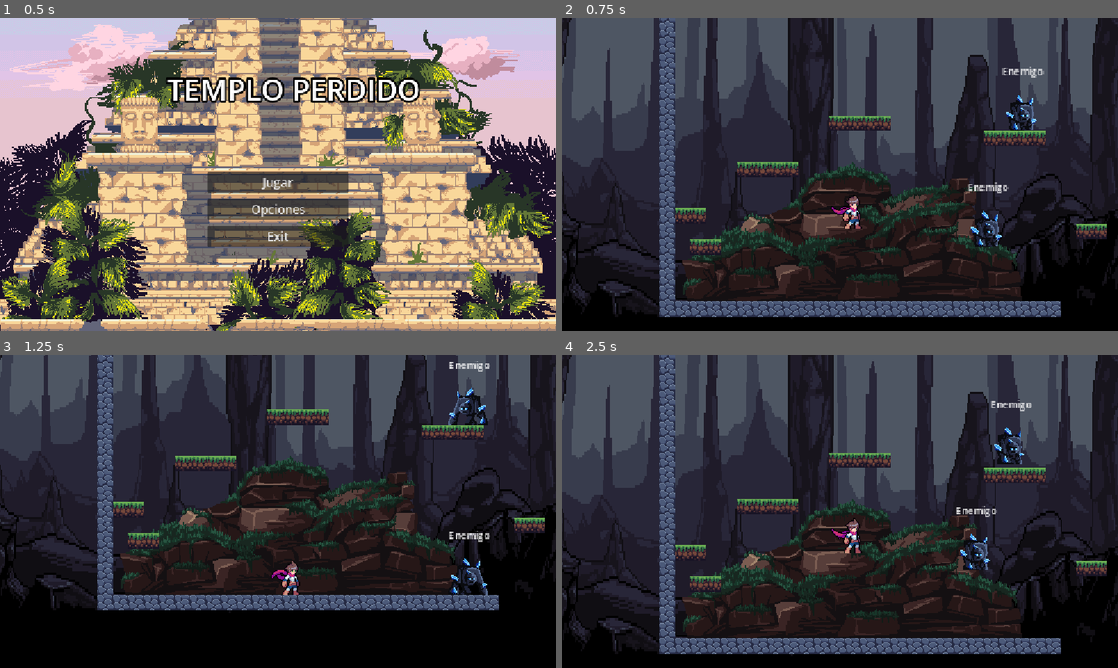
Above: before the commit, frames 1-4 (two rows, left to right).
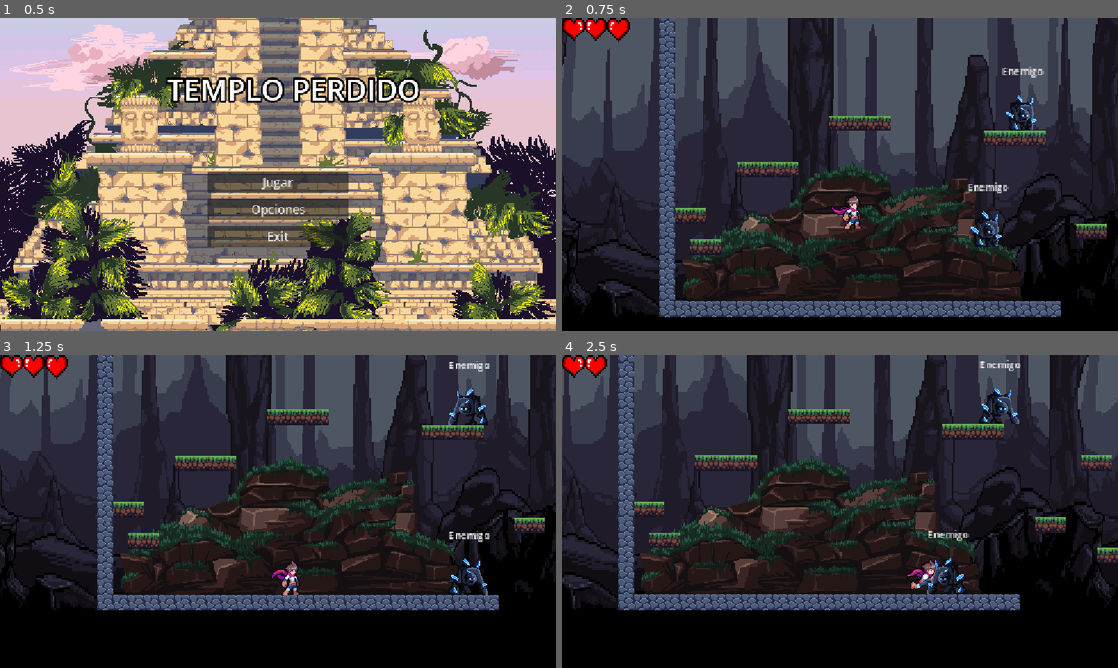
Above: after the commit, the same moments.

Repository: ederAlonso/Proyecto_videojuegos_2026_EderHuillcaSullca
Game: Godot game, scene res://scenes/levels/control.tscn
The game is run twice, just before and just after one commit, with the same random seed, the same clock (stepped at 60 frames per second) and the same inputs.
Inputs:
- Up to frame 1 (0.5 s): no input
- Up to frame 2 (0.75 s): click "Jugar" at 0.5 s
- Up to frame 3 (1.25 s): no input
- Up to frame 4 (2.5 s): hold D (move_right) from 1.28 s (still down); tap W (move_jump) at 1.52, 2.27 s

Frame 1 is identical in both runs. In frame 2, 0.6% of the frame differs, in the area x 0-13%, y 0-8%; in frame 3, 0.6%; in frame 4, 52%, in the area x 0-100%, y 0-96%.

Commit message:
agregacion de sistema de vidas en el personaje

Diff:
--- a/JUEGO-EXPLORADOR.n2/scenes/enemy/enemy.gd
+++ b/JUEGO-EXPLORADOR.n2/scenes/enemy/enemy.gd
@@ -54,5 +54,5 @@
 		animacion.flip_h = dir < 0.0
 
 func _on_area_2d_body_entered(body: Node2D) -> void:
-	if body.name == "Player":
-		body.die()
+	if body.is_in_group("Player"):
+		body.recibir_daño()
--- a/JUEGO-EXPLORADOR.n2/scenes/levels/level_1.tscn
+++ b/JUEGO-EXPLORADOR.n2/scenes/levels/level_1.tscn
@@ -12,6 +12,7 @@
 [ext_resource type="PackedScene" uid="uid://d0wcahljto4wj" path="res://scenes/enemy/enemy.tscn" id="6_sk5k4"]
 [ext_resource type="Texture2D" uid="uid://dbobevwd3wb4c" path="res://assets/background/0.png" id="10_qxy0u"]
 [ext_resource type="AudioStream" uid="uid://18sigvqx816b" path="res://sounds/Ludum Dare 30 04.ogg" id="12_iav0o"]
+[ext_resource type="Texture2D" uid="uid://cqye4cnr117g2" path="res://assets/iconos/heart pixel art 48x48.png" id="13_dnkej"]
 
 [sub_resource type="TileSetAtlasSource" id="TileSetAtlasSource_ksju7"]
 texture = ExtResource("1_ksju7")
@@ -2224,3 +2225,33 @@
 [node name="music" type="AudioStreamPlayer" parent="musicLevel1" unique_id=1093429920]
 stream = ExtResource("12_iav0o")
 autoplay = true
+
+[node name="CanvasLayer" type="CanvasLayer" parent="." unique_id=2096781864]
+
+[node name="life" type="Control" parent="CanvasLayer" unique_id=86789563]
+layout_mode = 3
+anchors_preset = 0
+offset_right = 40.0
+offset_bottom = 40.0
+
+[node name="corazon" type="TextureRect" parent="CanvasLayer/life" unique_id=427382021]
+layout_mode = 0
+offset_right = 40.0
+offset_bottom = 40.0
+texture = ExtResource("13_dnkej")
+flip_h = true
+
+[node name="corazon2" type="TextureRect" parent="CanvasLayer/life" unique_id=559472501]
+layout_mode = 0
+offset_left = 46.0
+offset_right = 86.0
+offset_bottom = 40.0
+texture = ExtResource("13_dnkej")
+
+[node name="corazon3" type="TextureRect" parent="CanvasLayer/life" unique_id=1875957703]
+layout_mode = 0
+offset_left = 93.0
+offset_top = 1.0
+offset_right = 133.0
+offset_bottom = 41.0
+texture = ExtResource("13_dnkej")
--- a/JUEGO-EXPLORADOR.n2/scenes/levels/level_2.tscn
+++ b/JUEGO-EXPLORADOR.n2/scenes/levels/level_2.tscn
@@ -12,6 +12,7 @@
 [ext_resource type="PackedScene" uid="uid://u48nmxka7t4i" path="res://scenes/obj/door.tscn" id="9_gw1l3"]
 [ext_resource type="PackedScene" uid="uid://d0wcahljto4wj" path="res://scenes/enemy/enemy.tscn" id="10_p4se4"]
 [ext_resource type="AudioStream" uid="uid://18sigvqx816b" path="res://sounds/Ludum Dare 30 04.ogg" id="12_brxtv"]
+[ext_resource type="Texture2D" uid="uid://cqye4cnr117g2" path="res://assets/iconos/heart pixel art 48x48.png" id="13_tv7cl"]
 
 [sub_resource type="TileSetAtlasSource" id="TileSetAtlasSource_ksju7"]
 texture = ExtResource("2_nt80m")
@@ -2213,3 +2214,32 @@
 [node name="music2" type="AudioStreamPlayer" parent="musicLevel2" unique_id=905026398]
 stream = ExtResource("12_brxtv")
 autoplay = true
+
+[node name="CanvasLayer" type="CanvasLayer" parent="." unique_id=622467910]
+
+[node name="life" type="Control" parent="CanvasLayer" unique_id=2102167719]
+layout_mode = 3
+anchors_preset = 0
+offset_right = 40.0
+offset_bottom = 40.0
+
+[node name="corazon" type="TextureRect" parent="CanvasLayer/life" unique_id=455340839]
+layout_mode = 0
+offset_right = 40.0
+offset_bottom = 40.0
+texture = ExtResource("13_tv7cl")
+
+[node name="corazon2" type="TextureRect" parent="CanvasLayer/life" unique_id=750092974]
+layout_mode = 0
+offset_left = 46.0
+offset_top = -1.0
+offset_right = 94.0
+offset_bottom = 47.0
+texture = ExtResource("13_tv7cl")
+
+[node name="corazon3" type="TextureRect" parent="CanvasLayer/life" unique_id=809406849]
+layout_mode = 0
+offset_left = 89.0
+offset_right = 137.0
+offset_bottom = 48.0
+texture = ExtResource("13_tv7cl")
--- a/JUEGO-EXPLORADOR.n2/scenes/levels/level_3.tscn
+++ b/JUEGO-EXPLORADOR.n2/scenes/levels/level_3.tscn
@@ -12,6 +12,7 @@
 [ext_resource type="PackedScene" uid="uid://u48nmxka7t4i" path="res://scenes/obj/door.tscn" id="9_fhpes"]
 [ext_resource type="PackedScene" uid="uid://d0wcahljto4wj" path="res://scenes/enemy/enemy.tscn" id="10_vmg1d"]
 [ext_resource type="AudioStream" uid="uid://18sigvqx816b" path="res://sounds/Ludum Dare 30 04.ogg" id="12_qi5uv"]
+[ext_resource type="Texture2D" uid="uid://cqye4cnr117g2" path="res://assets/iconos/heart pixel art 48x48.png" id="13_f6egh"]
 
 [sub_resource type="TileSetAtlasSource" id="TileSetAtlasSource_ksju7"]
 texture = ExtResource("2_n6eey")
@@ -2203,11 +2204,37 @@
 
 [node name="Enemy" parent="." unique_id=1792603611 instance=ExtResource("10_vmg1d")]
 position = Vector2(-713, 506)
-speed = null
-gravity = null
 
 [node name="musicLevel3" type="Node2D" parent="." unique_id=813332082]
 
 [node name="music3" type="AudioStreamPlayer" parent="musicLevel3" unique_id=2147238550]
 stream = ExtResource("12_qi5uv")
 autoplay = true
+
+[node name="CanvasLayer" type="CanvasLayer" parent="." unique_id=320399135]
+
+[node name="life" type="Control" parent="CanvasLayer" unique_id=1799586797]
+layout_mode = 3
+anchors_preset = 0
+offset_right = 40.0
+offset_bottom = 40.0
+
+[node name="corazon" type="TextureRect" parent="CanvasLayer/life" unique_id=1804849341]
+layout_mode = 0
+offset_right = 40.0
+offset_bottom = 40.0
+texture = ExtResource("13_f6egh")
+
+[node name="corazon2" type="TextureRect" parent="CanvasLayer/life" unique_id=1351537415]
+layout_mode = 0
+offset_left = 44.0
+offset_right = 92.0
+offset_bottom = 48.0
+texture = ExtResource("13_f6egh")
+
+[node name="corazon3" type="TextureRect" parent="CanvasLayer/life" unique_id=27739160]
+layout_mode = 0
+offset_left = 89.0
+offset_right = 137.0
+offset_bottom = 48.0
+texture = ExtResource("13_f6egh")
--- a/JUEGO-EXPLORADOR.n2/scenes/player/player.gd
+++ b/JUEGO-EXPLORADOR.n2/scenes/player/player.gd
@@ -1,11 +1,26 @@
 extends CharacterBody2D
 @onready var animacion := $Anim
+@onready var corazon = $"../CanvasLayer/life/corazon"
+@onready var corazon2 = $"../CanvasLayer/life/corazon2"
+@onready var corazon3 = $"../CanvasLayer/life/corazon3"
+
 enum State { IDLE, RUN, JUMP, ATTACK, DEAD }
 var state = State.IDLE
 var speed = 100
 var jump_force = -400
 var gravity = 900
 var has_key = false
+
+var vidas = 3
+var invulnerable = false
+
+func actualizar_vidas():
+	corazon.visible = vidas >= 1
+	corazon2.visible = vidas >= 2
+	corazon3.visible = vidas >= 3
+
+func _ready() -> void:
+	add_to_group("Player")
 
 func _physics_process(delta):
 	match state:
@@ -72,5 +87,16 @@
 func _reset_levels():
 	get_tree().reload_current_scene()
 
-func _on_ready() -> void:
-	add_to_group("Player")
+func recibir_daño():
+	if invulnerable or state == State.DEAD:
+		return
+
+	vidas -= 1
+	actualizar_vidas()
+
+	if vidas <= 0:
+		die()
+	else:
+		invulnerable = true
+		await get_tree().create_timer(1.0).timeout
+		invulnerable = false
Binary file added: JUEGO-EXPLORADOR.n2/assets/iconos/heart pixel art 48x48.png
Not shown, added: JUEGO-EXPLORADOR.n2/assets/iconos/heart pixel art 48x48.png.import
